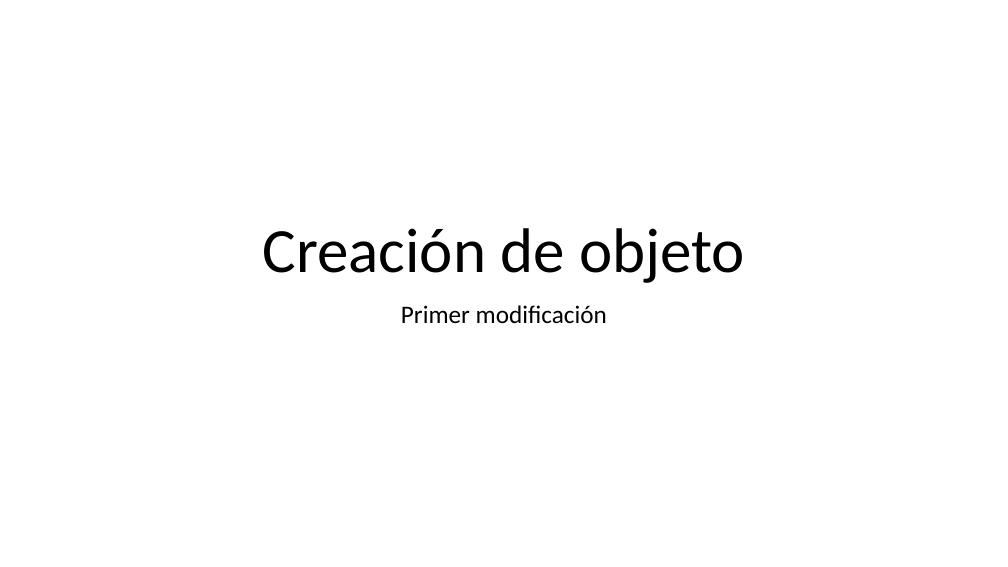
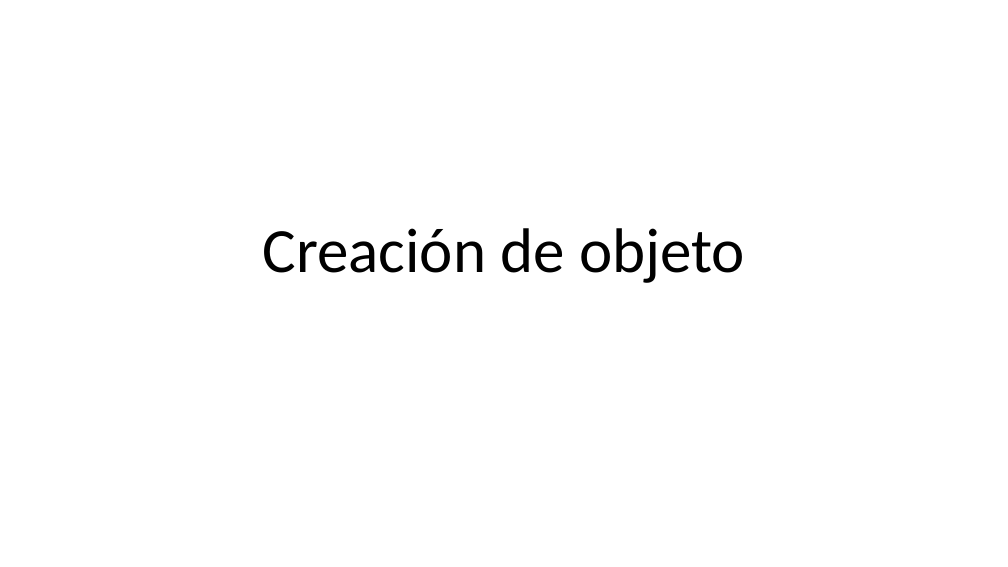
Before and after one commit to thona-seguros/Repositorio-Pruebas, a slide deck: slide 1 of objeto 1.pptx. Drawn at 1008x567 pixels with LibreOffice and Linux fonts; fonts in the diff are those of the drawing. Boxes give left, top, right and bottom in pixels: in the first picture for what was removed or moved away, otherwise in the second. Text is boxed around its words. In the diff, an @@ line names an element or a change of style, - is before the commit and + after.

Commit message:
Revert "primer cambio a objeto 1"

```diff
--- a/objeto 1.pptx
+++ b/objeto 1.pptx
@@ subtitle removed at (x1=401, y1=305, x2=607, y2=323) @@
-Primer modificación
```
